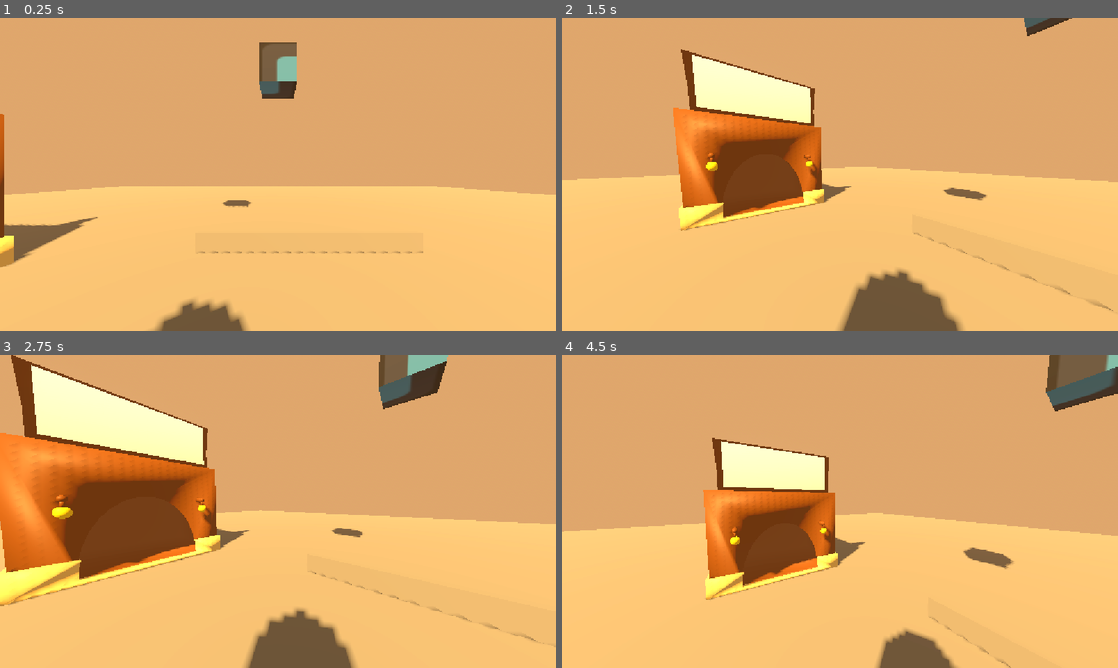
Above: before the commit, frames 1-4 (two rows, left to right).
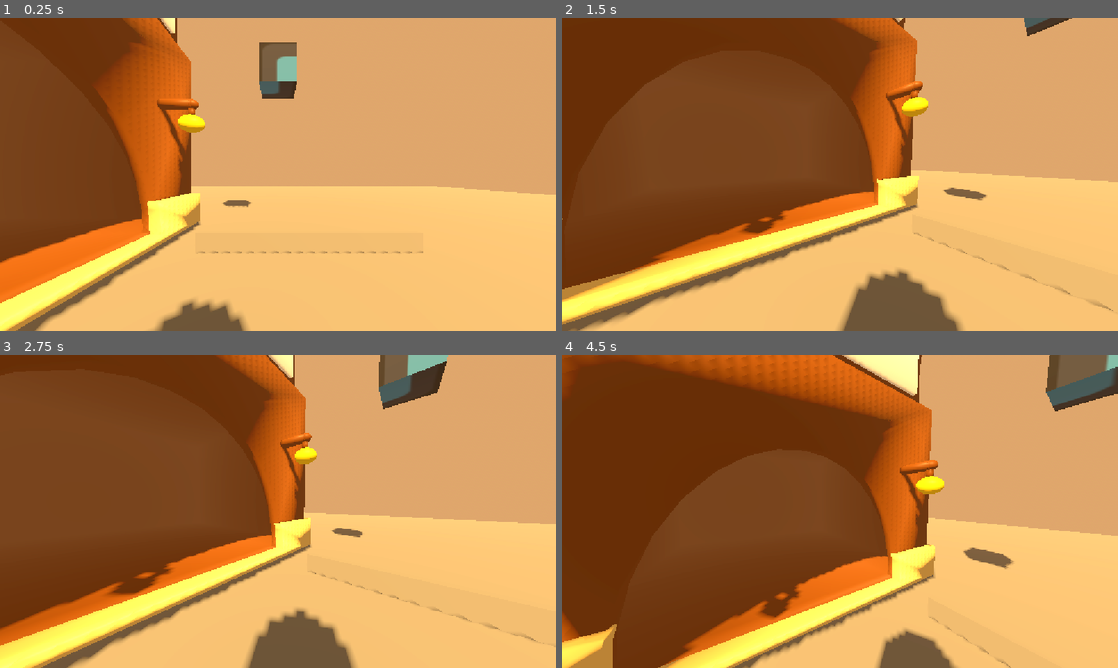
Above: after the commit, the same moments.

Repository: catbot109-blip/One-Roll
Game: Godot game, scene res://character_body_3d.tscn
The game is run twice, just before and just after one commit, with the same random seed, the same clock (stepped at 60 frames per second) and the same inputs. The engine's default icon, where the game draws it, is replaced by a stand-in: a white triangle on a blue panel in a dark square.
Inputs (mouse positions are in pixels of both pictures, inside the frame that each line leads up to):
- Up to frame 1 (0.25 s): no input
- Up to frame 2 (1.5 s): tap Enter (ui_accept) at 0.5, 0.77 s; move the mouse to (962, 158) at 0.52 s; hold Right (ui_right) 0.53-1.28 s; hold Shift 0.53-1.28 s; click (962, 158) at 0.67 s; move the mouse to (812, 174) at 1.27 s; hold Up (ui_up) from 1.28 s (still down); tap Shift at 1.35 s
- Up to frame 3 (2.75 s): keep holding Up (ui_up); tap Enter (ui_accept) at 1.52 s; move the mouse to (289, 505) at 2.02 s; hold Shift from 2.03 s (still down)
- Up to frame 4 (4.5 s): keep holding Up (ui_up); tap Enter (ui_accept) at 2.75, 3.02, 3.77 s; move the mouse to (834, 517) at 2.77 s; release Shift at 2.78 s; tap Shift at 2.85, 4.35 s; move the mouse to (878, 514) at 3.52 s; hold Shift 3.53-4.28 s; move the mouse to (795, 508) at 4.27 s

The runs differ from the first frame. In frame 1, 30% of the frame differs, in the area x 0-37%, y 0-100%; in frame 2, 48%; in frame 3, 40%; in frame 4, 58%, in the area x 0-69%, y 0-100%.

Commit message:
added wall collisions

Diff:
--- a/character_body_3d.tscn
+++ b/character_body_3d.tscn
@@ -173,7 +173,14 @@
 
 [sub_resource type="BoxMesh" id="BoxMesh_yobb1"]
 
-[sub_resource type="PrismMesh" id="PrismMesh_e886h"]
+[sub_resource type="BoxShape3D" id="BoxShape3D_i33xl"]
+size = Vector3(1.569397, 24.653564, 6.329508)
+
+[sub_resource type="BoxShape3D" id="BoxShape3D_in4ag"]
+size = Vector3(26.744598, 25.070953, 1)
+
+[sub_resource type="BoxShape3D" id="BoxShape3D_8soo2"]
+size = Vector3(1, 27.110474, 32.88098)
 
 [sub_resource type="BoxMesh" id="BoxMesh_e886h"]
 size = Vector3(4.3706665, 0.4482422, 0.13842773)
@@ -228,11 +235,37 @@
 [node name="waterhouse" type="Node" parent="." unique_id=1298833414]
 
 [node name="WATERHOUSSSFIXED" parent="waterhouse" unique_id=94385544 instance=ExtResource("2_fb3t6")]
-transform = Transform3D(0.1, 0, 0, 0, 0.1, 0, 0, 0, 0.1, -5.797862, 1.2699866, -0.9276482)
-
-[node name="MeshInstance3D" type="MeshInstance3D" parent="waterhouse" unique_id=673113995]
-transform = Transform3D(-1.3769086e-08, 0.5, 0, -0.315, -2.1855694e-08, 0, 0, 0, 1, -5.1022983, -0.33180273, 2)
-mesh = SubResource("PrismMesh_e886h")
+transform = Transform3D(0.2660739, 0, 0, 0, 0.1829387, 0, 0, 0, 0.2107332, -5.797862, 2.4533286, -0.9276482)
+
+[node name="StaticBody3D" type="StaticBody3D" parent="waterhouse/WATERHOUSSSFIXED" unique_id=816208013]
+
+[node name="CollisionShape3D" type="CollisionShape3D" parent="waterhouse/WATERHOUSSSFIXED/StaticBody3D" unique_id=1988819678]
+transform = Transform3D(1, 0, 0, 0, 1, 0, 0, 0, 1, 11.742589, 0.6964674, 13.460089)
+shape = SubResource("BoxShape3D_i33xl")
+
+[node name="StaticBody3D2" type="StaticBody3D" parent="waterhouse/WATERHOUSSSFIXED" unique_id=1288369781]
+
+[node name="CollisionShape3D2" type="CollisionShape3D" parent="waterhouse/WATERHOUSSSFIXED/StaticBody3D2" unique_id=732103583]
+transform = Transform3D(1, 0, 0, 0, 1, 0, 0, 0, 1, -0.80571175, 0.75717545, 16.007732)
+shape = SubResource("BoxShape3D_in4ag")
+
+[node name="StaticBody3D3" type="StaticBody3D" parent="waterhouse/WATERHOUSSSFIXED" unique_id=1607030640]
+
+[node name="CollisionShape3D3" type="CollisionShape3D" parent="waterhouse/WATERHOUSSSFIXED/StaticBody3D3" unique_id=1355041407]
+transform = Transform3D(1, 0, 0, 0, 1, 0, 0, 0, 1, 12.006544, 1.3929358, -13.114304)
+shape = SubResource("BoxShape3D_i33xl")
+
+[node name="StaticBody3D4" type="StaticBody3D" parent="waterhouse/WATERHOUSSSFIXED" unique_id=995188902]
+
+[node name="CollisionShape3D4" type="CollisionShape3D" parent="waterhouse/WATERHOUSSSFIXED/StaticBody3D4" unique_id=749456744]
+transform = Transform3D(1, 0, 0, 0, 1, 0, 0, 0, 1, -1.6114235, 1.5143509, -16.176622)
+shape = SubResource("BoxShape3D_in4ag")
+
+[node name="StaticBody3D5" type="StaticBody3D" parent="waterhouse/WATERHOUSSSFIXED" unique_id=2107717154]
+
+[node name="CollisionShape3D5" type="CollisionShape3D" parent="waterhouse/WATERHOUSSSFIXED/StaticBody3D5" unique_id=447594698]
+transform = Transform3D(1, 0, 0, 0, 1, 0, 0, 0, 1, -13.149229, 0.416893, -0.24290991)
+shape = SubResource("BoxShape3D_8soo2")
 
 [node name="MeshInstance3D2" type="MeshInstance3D" parent="." unique_id=278534655]
 transform = Transform3D(1, 0, 0, 0, 1, 0, 0, 0, 1, 0.59310913, 0.15116036, -3.0765328)
